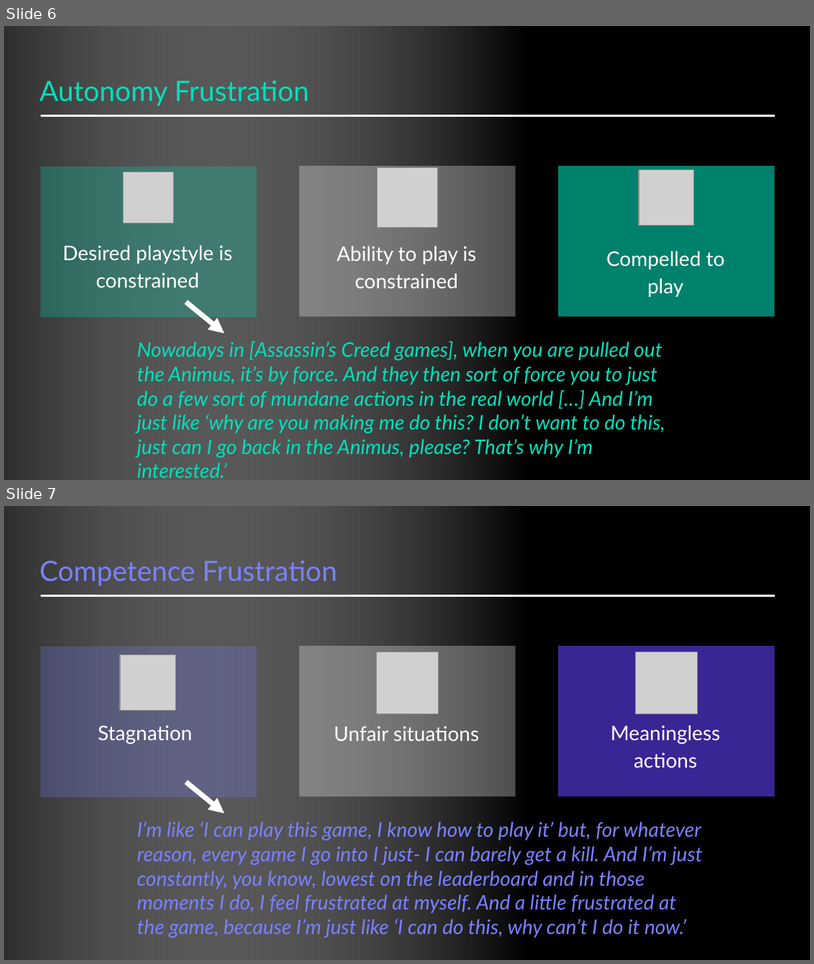
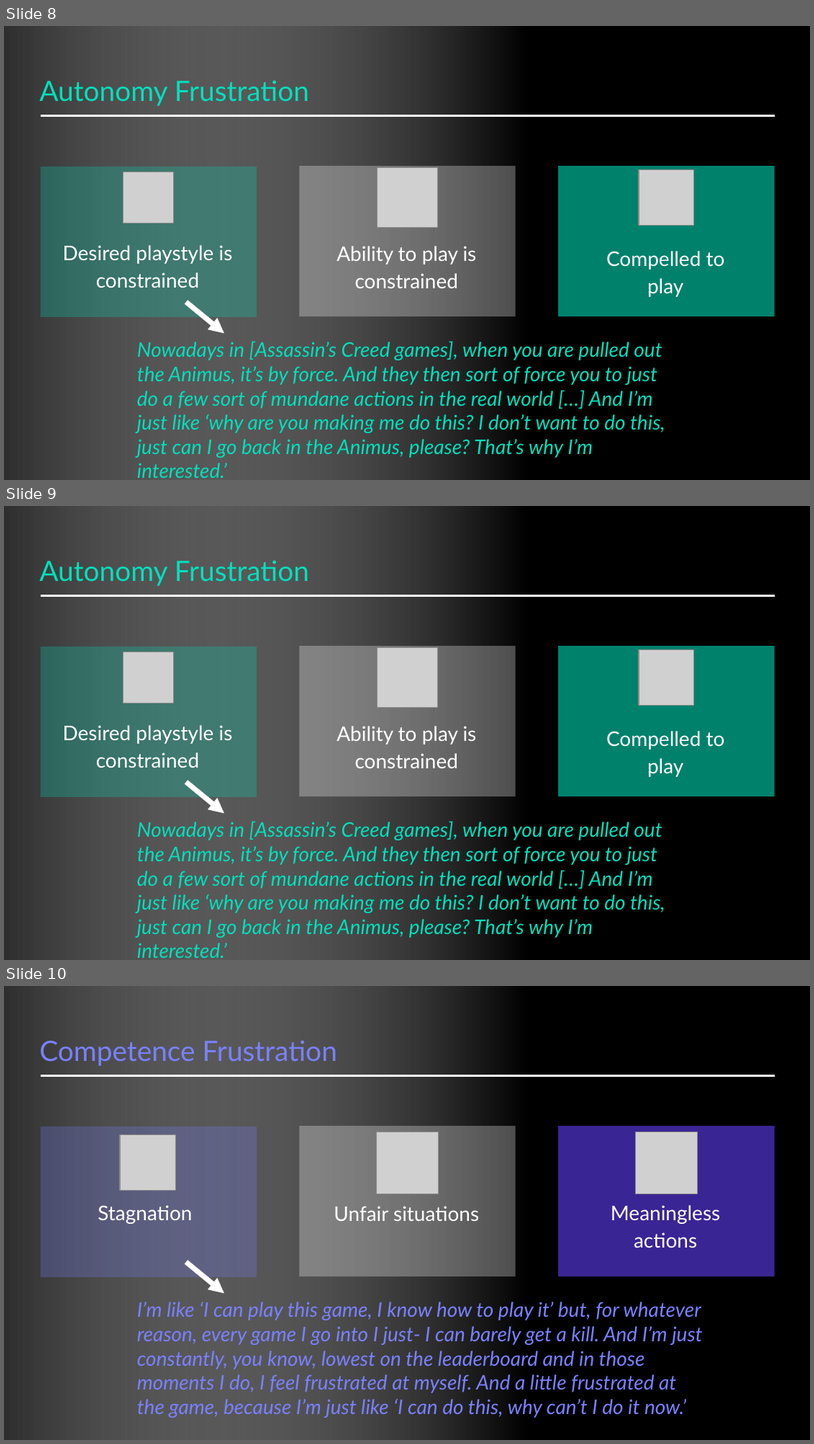
Before and after one commit to nballou/nickballousite, a slide deck: static/files/iggiCon22_needFrustration.pptx. Shown one above the other, each under a label of ours: slides 6 and 7 before the commit, slides 8, 9 and 10 after it. The pictures are 814x964 and 814x1444 pixels, drawn with LibreOffice and Linux fonts; fonts in the diff are those of the drawing; grey boxes stand for pictures. Boxes give left, top, right and bottom in pixels: in the first picture for what was removed or moved away, otherwise in the second. Text is boxed around its words. In the diff, an @@ line names an element or a change of style, - is before the commit and + after.

```diff
--- a/static/files/iggiCon22_needFrustration.pptx
+++ b/static/files/iggiCon22_needFrustration.pptx
@@ slide 9 added at (4,506,810,960), background #FFFFFF @@
@@ rectangle added at (4,506,810,959), fill #2C2C2C @@
@@ rectangle added at (4,506,810,960), fill gradient #000000 to #FFFFFF @@
@@ text added at (39,560,309,586), 25 pt, text #00E0BC @@
+Autonomy Frustration
@@ line added from (40, 595) to (775, 595), #FFFFFF 2.25 pt @@
@@ rectangle added at (40,646,257,797), fill #00DFBB at 26% opacity @@
@@ picture added at (124,652,174,703) @@
@@ rectangle added at (299,646,515,796), fill #FFFFFF at 29% opacity @@
@@ picture added at (378,647,437,707) @@
@@ rectangle added at (559,646,775,796), fill #00DFBB at 58% opacity @@
@@ picture added at (638,649,694,705) @@
@@ subtitle added at (63,725,233,767), 18 pt, text #FFFFFF @@
+Desired playstyle is constrained
@@ subtitle added at (337,726,477,768), 18 pt, text #FFFFFF @@
+Ability to play is constrained
@@ subtitle added at (607,731,725,777), 18 pt, text #FFFFFF @@
+Compelled to play
@@ arrow added from (186, 782) to (224, 813), #FFFFFF 4.5 pt @@
@@ text added at (137,821,666,937), 18 pt, text #00E0BC, italic @@
+Nowadays in [Assassin’s Creed games], when you are pulled out the Animus, it’s by force. And they then sort of force you to just do a few sort of mundane actions in the real world […] And I’m just like ‘why are you making me do this? I don’t want to do this, just can I go back in the Animus, please? That’s why I’m interested.’
@@ what was slide 6 is now slide 8 @@
@@ what was slide 7 is now slide 10 @@
```
Also in this commit, not shown: 3 other slides added, 2 other files.
